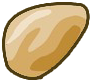
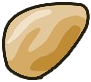
Comparing the layer stacks of the two 91×82 images. Changes:
pixels changed over [left=2, top=2, right=90, bottom=80] (layer not identified)
